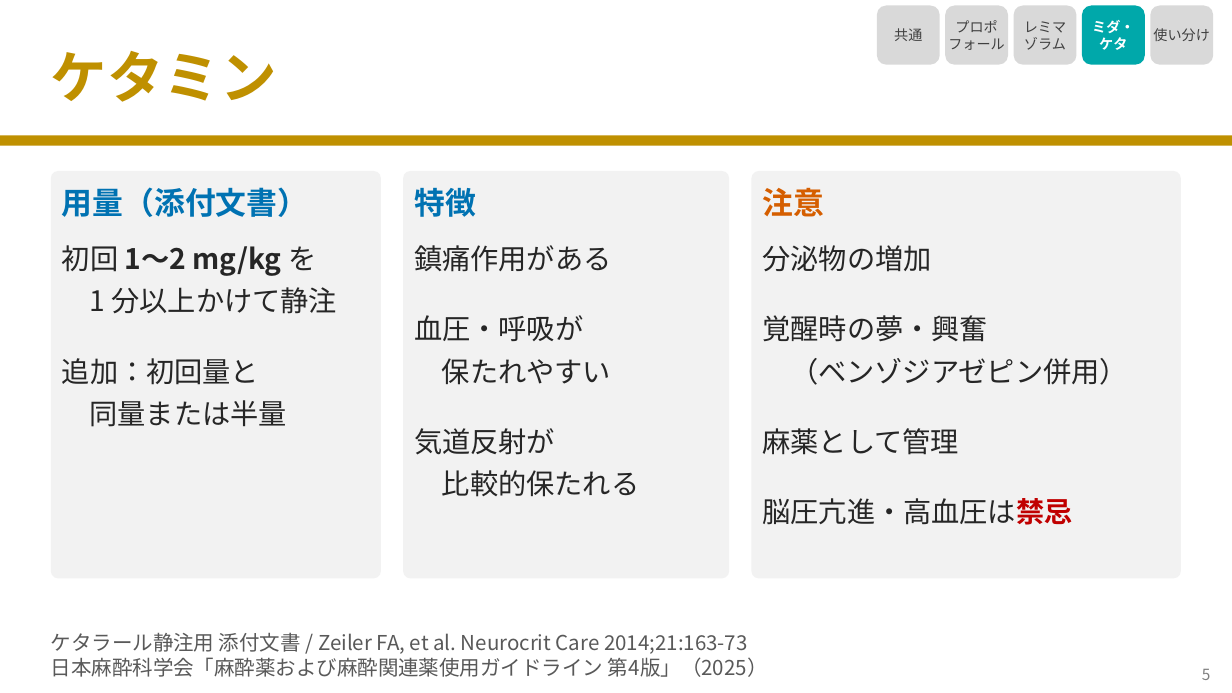
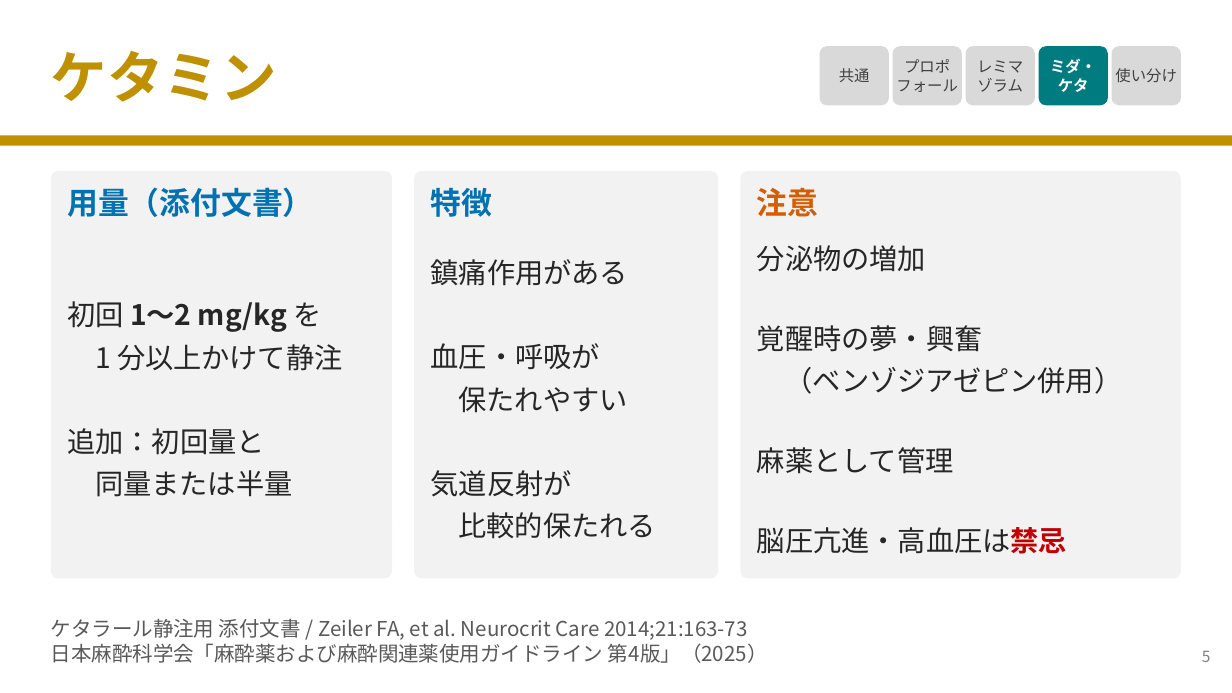
Before and after one commit to nobumitsu-3141/Anes-lecture, a slide deck: slide 6 of slides/3-2_iv_anesthetics/3-2_iv_anesthetics.pptx. Drawn at 1232x693 pixels with LibreOffice and Linux fonts; fonts in the diff are those of the drawing. Boxes give left, top, right and bottom in pixels: in the first picture for what was removed or moved away, otherwise in the second. Text is boxed around its words. In the diff, an @@ line names an element or a change of style, - is before the commit and + after.

```diff
--- a/slides/3-2_iv_anesthetics/3-2_iv_anesthetics.pptx
+++ b/slides/3-2_iv_anesthetics/3-2_iv_anesthetics.pptx
@@ size 11 to 12 pt; proportions changed in 4 elements at [1112,46,1181,105], [966,46,1035,105], [893,46,962,105], [820,46,889,105] @@
@@ rounded rectangle "共通": place and size @@
-rounded rectangle "共通" at [877,6,940,65]
+rounded rectangle "共通" at [820,46,889,105]
@@ rounded rectangle "プロポ": place and size @@
-rounded rectangle "プロポ" at [945,6,1008,65]
+rounded rectangle "プロポ" at [893,46,962,105]
@@ rounded rectangle "レミマ": place and size @@
-rounded rectangle "レミマ" at [1014,6,1077,65]
+rounded rectangle "レミマ" at [966,46,1035,105]
@@ rounded rectangle "ミダ・": place and size @@
-rounded rectangle "ミダ・" at [1082,6,1145,65]
+rounded rectangle "ミダ・" at [1039,46,1108,105]
@@ rounded rectangle "ミダ・" at [1039,46,1108,105]: size 11 to 12 pt; fill #00A8AA to #007C80; proportions changed @@
@@ rounded rectangle "使い分け": place and size @@
-rounded rectangle "使い分け" at [1151,6,1214,65]
+rounded rectangle "使い分け" at [1112,46,1181,105]
@@ rounded rectangle: place and size @@
-rounded rectangle at [51,171,381,579]
+rounded rectangle at [51,171,392,579]
@@ rounded rectangle: place and size @@
-rounded rectangle at [403,171,729,579]
+rounded rectangle at [414,171,718,579]
@@ rounded rectangle at [414,171,718,579]: proportions changed @@
@@ rounded rectangle: place and size @@
-rounded rectangle at [751,171,1181,579]
+rounded rectangle at [740,171,1181,579]
@@ text "用量（添付文書）": place and size @@
-text "用量（添付文書）" at [62,187,308,217]
+text "用量（添付文書）" at [67,187,313,217]
@@ text "特徴": place and size @@
-text "特徴" at [414,187,476,217]
+text "特徴" at [431,187,493,217]
@@ text "注意": place and size @@
-text "注意" at [763,187,825,217]
+text "注意" at [757,187,819,217]
@@ text "鎮痛作用がある": place and size @@
-text "鎮痛作用がある" at [414,245,611,272]
+text "鎮痛作用がある" at [431,259,628,286]
@@ text "分泌物の増加": place and size @@
-text "分泌物の増加" at [763,245,932,272]
+text "分泌物の増加" at [757,245,926,272]
@@ text "初回 1〜2 mg/kg を": place and size @@
-text "初回 1〜2 mg/kg を" at [62,245,316,276]
+text "初回 1〜2 mg/kg を" at [67,301,322,332]
@@ text "覚醒時の夢・興奮": place and size @@
-text "覚醒時の夢・興奮" at [763,315,988,342]
+text "覚醒時の夢・興奮" at [757,325,982,352]
@@ text "1 分以上かけて静注": place and size @@
-text "1 分以上かけて静注" at [90,287,337,314]
+text "1 分以上かけて静注" at [95,344,342,371]
@@ text "血圧・呼吸が": place and size @@
-text "血圧・呼吸が" at [414,315,583,341]
+text "血圧・呼吸が" at [431,343,600,369]
@@ text "保たれやすい": place and size @@
-text "保たれやすい" at [442,358,611,385]
+text "保たれやすい" at [459,386,628,413]
@@ text "（ベンゾジアゼピン併用）": place and size @@
-text "（ベンゾジアゼピン併用）" at [790,358,1128,385]
+text "（ベンゾジアゼピン併用）" at [785,367,1123,394]
@@ text "追加：初回量と": place and size @@
-text "追加：初回量と" at [62,358,259,385]
+text "追加：初回量と" at [67,428,264,455]
@@ text "麻薬として管理": place and size @@
-text "麻薬として管理" at [763,428,959,455]
+text "麻薬として管理" at [757,447,953,474]
@@ text "同量または半量": place and size @@
-text "同量または半量" at [90,400,287,427]
+text "同量または半量" at [95,470,292,497]
@@ text "気道反射が": place and size @@
-text "気道反射が" at [414,428,555,455]
+text "気道反射が" at [431,470,572,497]
@@ text "比較的保たれる": place and size @@
-text "比較的保たれる" at [442,470,639,497]
+text "比較的保たれる" at [459,512,656,539]
@@ text "脳圧亢進・高血圧は禁忌": place and size @@
-text "脳圧亢進・高血圧は禁忌" at [763,498,1073,525]
+text "脳圧亢進・高血圧は禁忌" at [757,527,1067,554]
@@ text "ケタラール静注用 添付文書 / Zeiler FA, ...": place and size @@
-text "ケタラール静注用 添付文書 / Zeiler FA, ..." at [51,632,768,677]
+text "ケタラール静注用 添付文書 / Zeiler FA, ..." at [51,618,768,663]
@@ text "5": place and size @@
-text "5" at [1202,669,1211,680]
+text "5" at [1202,651,1211,662]
```
Also in this commit, not shown: 7 other slides changed, 7 other files.
